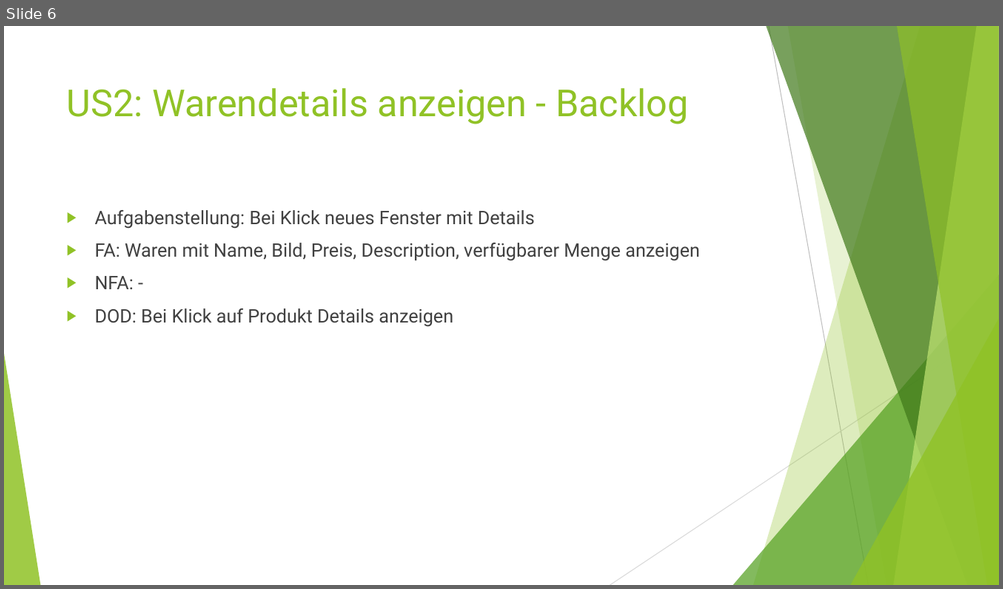
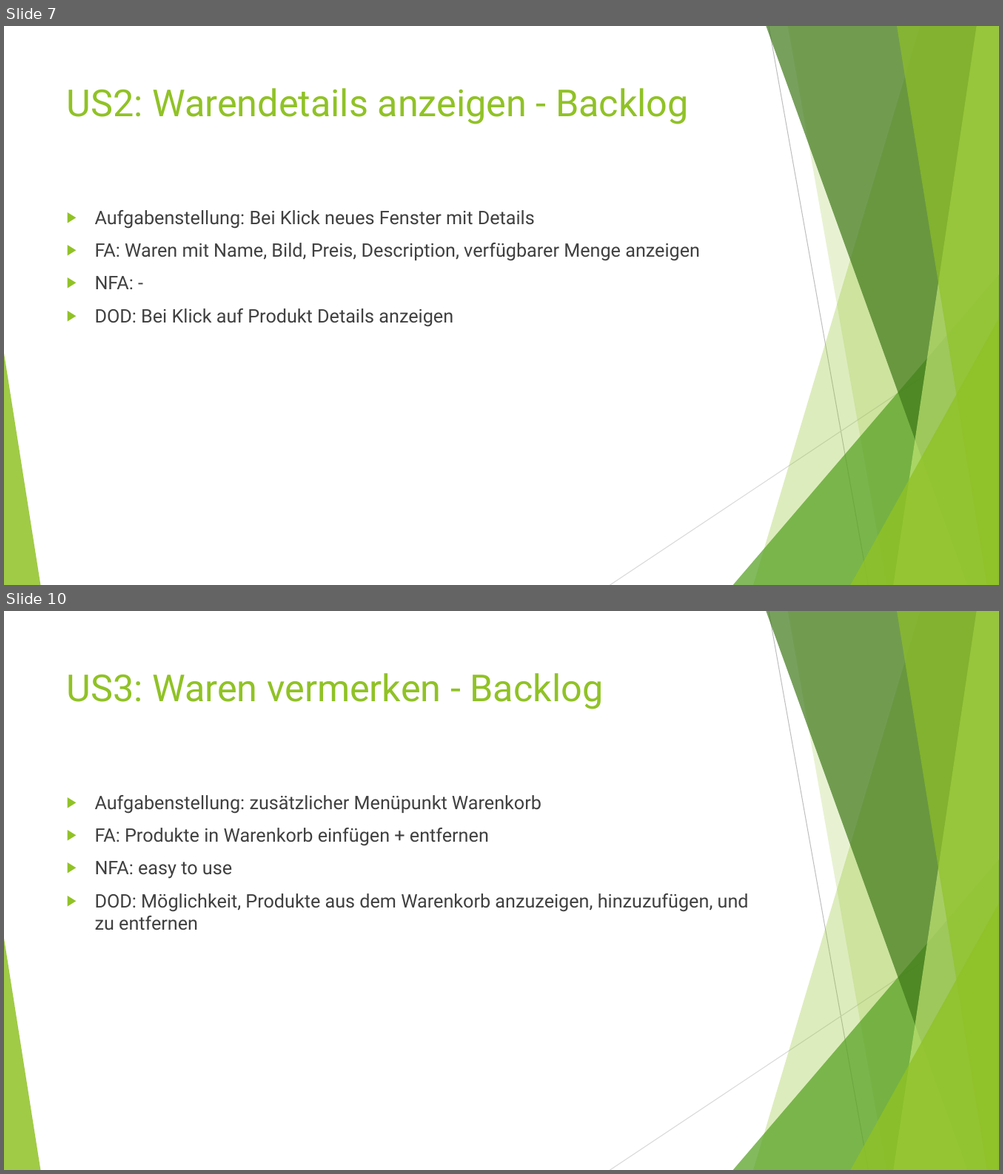
Before and after one commit to Grisdoff/Planet.Shop, a slide deck: Organisatorisches/Presentations/Presentation_WS.pptx. Shown one above the other, each under a label of ours: slide 6 before the commit, slides 7 and 10 after it; the slides between them are not shown. The pictures are 1003x589 and 1003x1174 pixels, drawn with LibreOffice and Linux fonts; fonts in the diff are those of the drawing. Boxes give left, top, right and bottom in pixels: in the first picture for what was removed or moved away, otherwise in the second. Text is boxed around its words. In the diff, an @@ line names an element or a change of style, - is before the commit and + after.

```diff
--- a/Organisatorisches/Presentations/Presentation_WS.pptx
+++ b/Organisatorisches/Presentations/Presentation_WS.pptx
@@ slide 10 added at <box>4,611,999,1170</box>, background #FFFFFF; not listed: 10 template elements that a slide beside it also shows @@
@@ title added at <box>67,673,603,709</box>, 36 pt, text #90C226 @@
+US3: Waren vermerken - Backlog
@@ text added at <box>95,795,748,931</box>, 18 pt, text #404040 @@
+▶ Aufgabenstellung: zusätzlicher Menüpunkt Warenkorb
+▶ FA: Produkte in Warenkorb einfügen + entfernen
+▶ NFA: easy to use
+▶ DOD: Möglichkeit, Produkte aus dem Warenkorb anzuzeigen, hinzuzufügen, und zu entfernen
@@ what was slide 6 is now slide 7 @@
```
Also in this commit, not shown: 2 slides changed, 6 other slides added.
